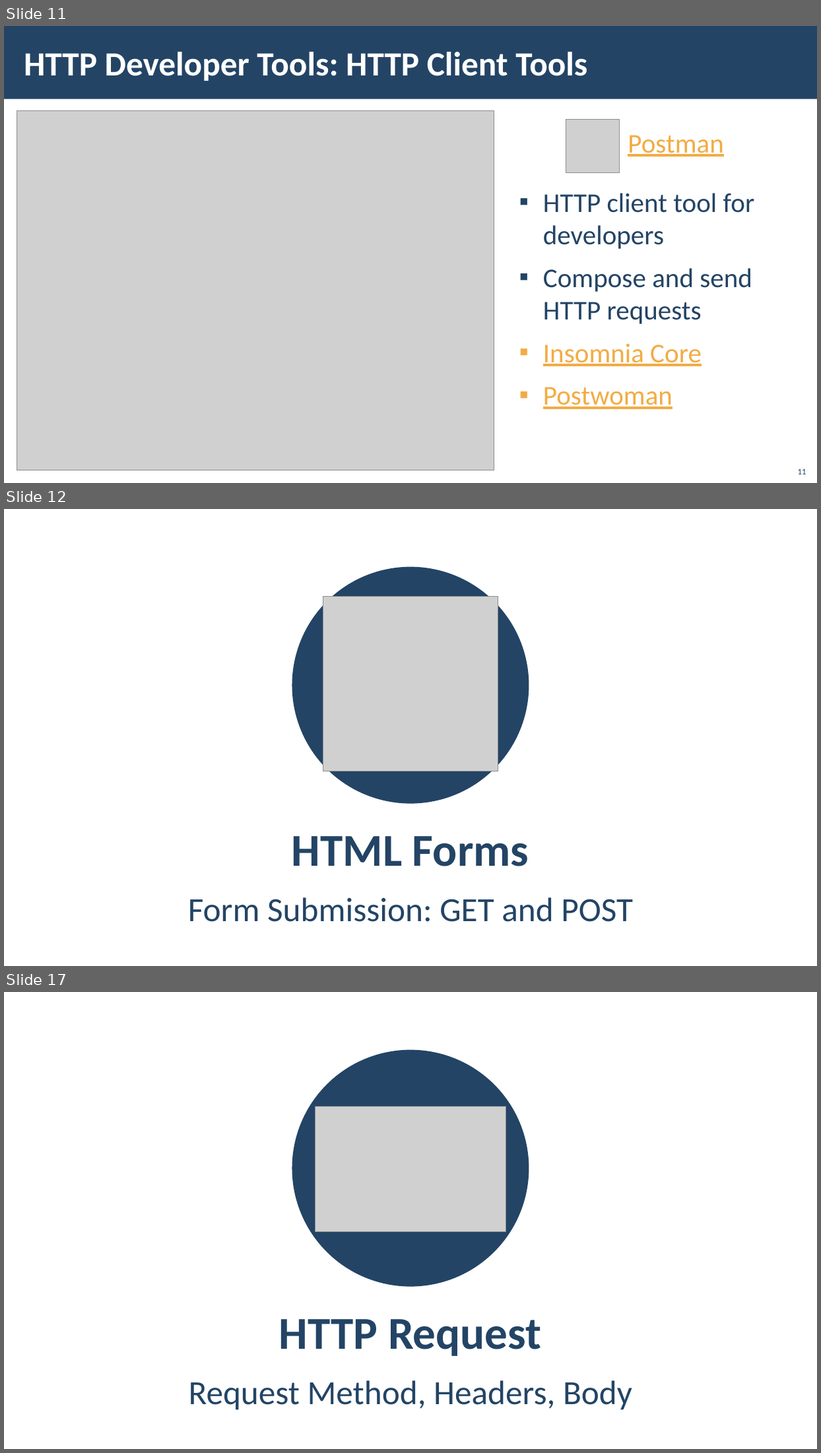
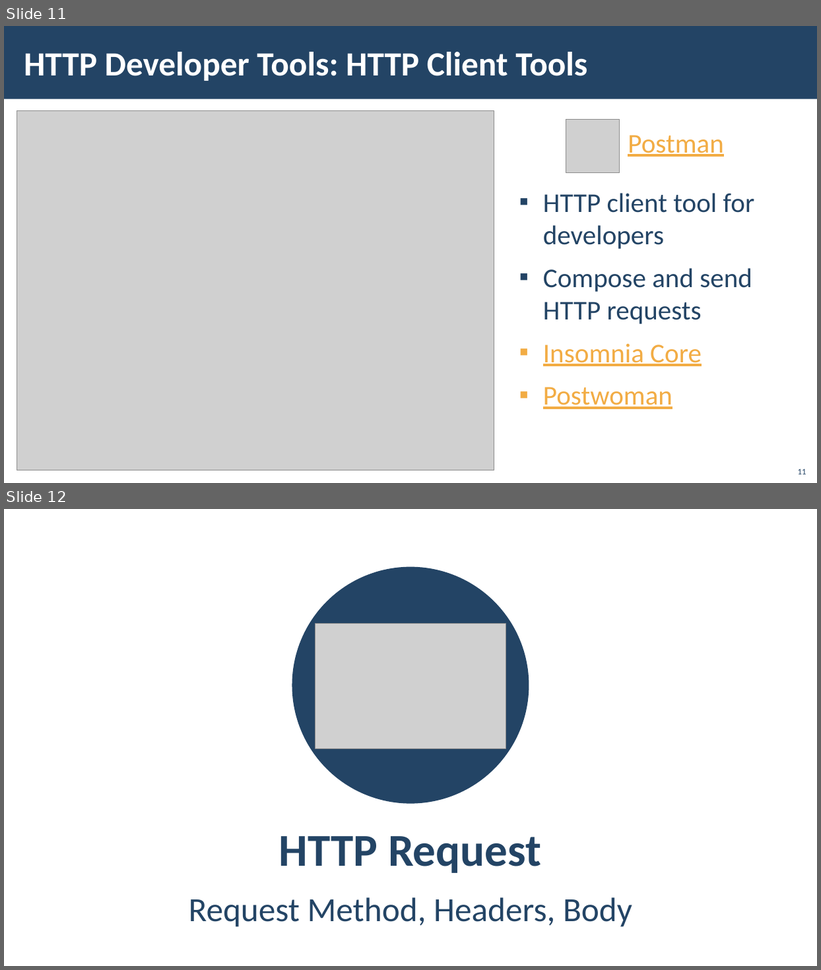
Before and after one commit to ZoranNikolov/SoftUni, a slide deck: JavaScript-Fundamentals/Materials/02. HTTP-Basics.pptx. Shown one above the other, each under a label of ours: slides 11, 12 and 17 before the commit, slides 11 and 12 after it; the slides between them are not shown. The pictures are 821x1453 and 821x970 pixels, drawn with LibreOffice and Linux fonts; fonts in the diff are those of the drawing; grey boxes stand for pictures; background and template pictures are left out. Boxes give left, top, right and bottom in pixels: in the first picture for what was removed or moved away, otherwise in the second. Text is boxed around its words. In the diff, an @@ line names an element or a change of style, - is before the commit and + after.

```diff
--- a/JavaScript-Fundamentals/Materials/02. HTTP-Basics.pptx
+++ b/JavaScript-Fundamentals/Materials/02. HTTP-Basics.pptx
@@ slide 12 removed at [4,509,817,966], background picture (left out); not listed: 1 template element that a slide beside it also shows @@
@@ picture removed at [323,597,498,771] @@
@@ title removed at [292,836,529,867] @@
-HTML Forms
@@ subtitle removed at [188,898,633,922] @@
-Form Submission: GET and POST
@@ what was slide 17 is now slide 12 @@
```
Also in this commit, not shown: 3 slides changed, 4 other slides removed, 3 other files.
